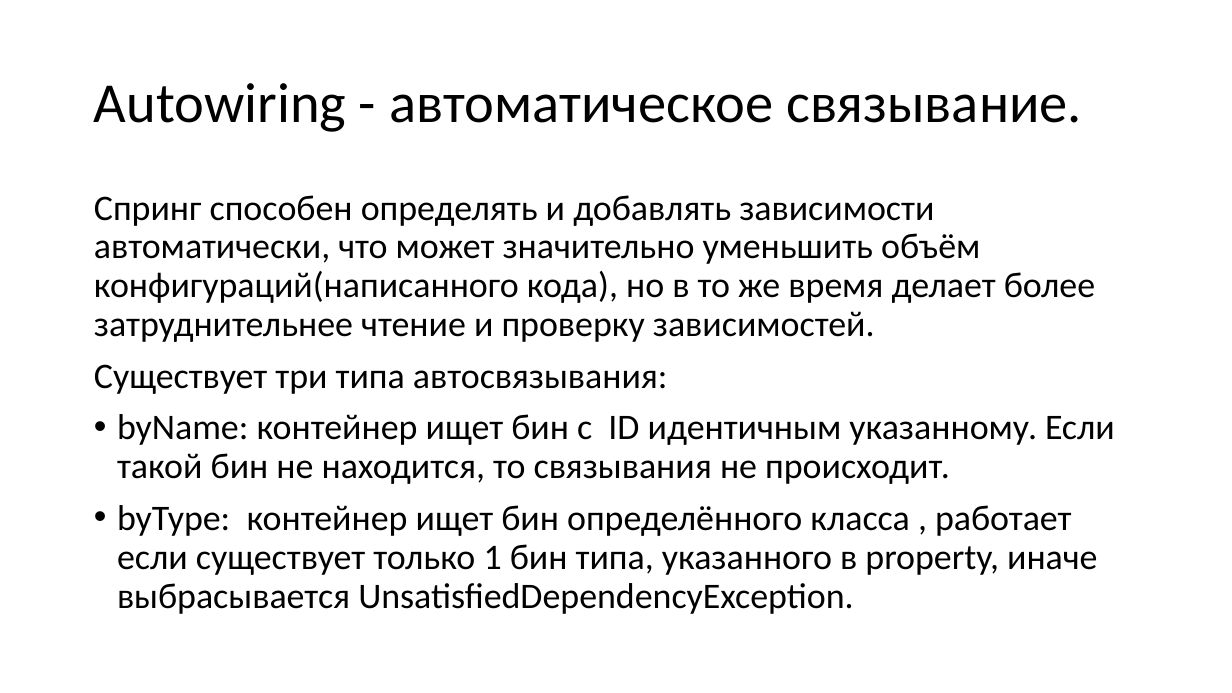
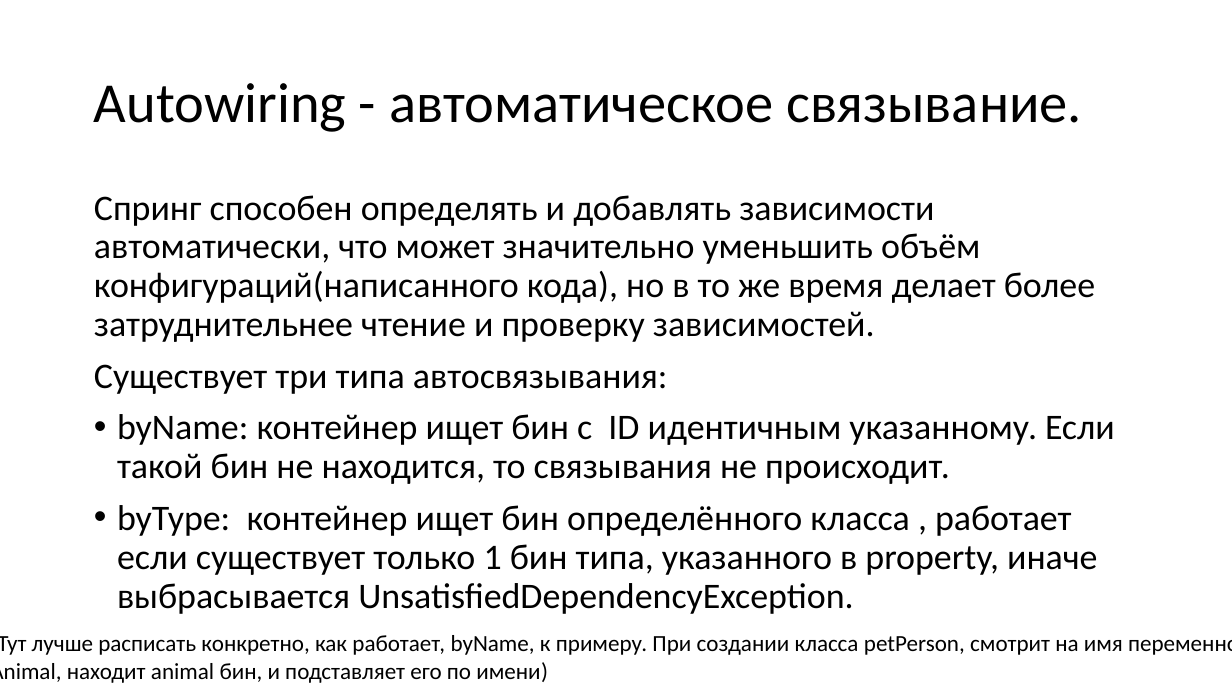
Before and after one commit to Zaudinov/Spring.IoC, a slide deck: slide 1 of presentations/example13.pptx. Drawn at 1232x693 pixels with LibreOffice and Linux fonts; fonts in the diff are those of the drawing. Boxes give left, top, right and bottom in pixels: in the first picture for what was removed or moved away, otherwise in the second. Text is boxed around its words. In the diff, an @@ line names an element or a change of style, - is before the commit and + after.

```diff
--- a/presentations/example13.pptx
+++ b/presentations/example13.pptx
@@ text added at (0,635,1123,683), 18 pt, text #000000 @@
+(Тут лучше расписать конкретно, как работает, byName, к примеру. При создании класса petPerson, смотрит на имя переменной
+Animal, находит animal бин, и подставляет его по имени)
```
Also in this commit, not shown: 1 other slide changed, 20 other files.
